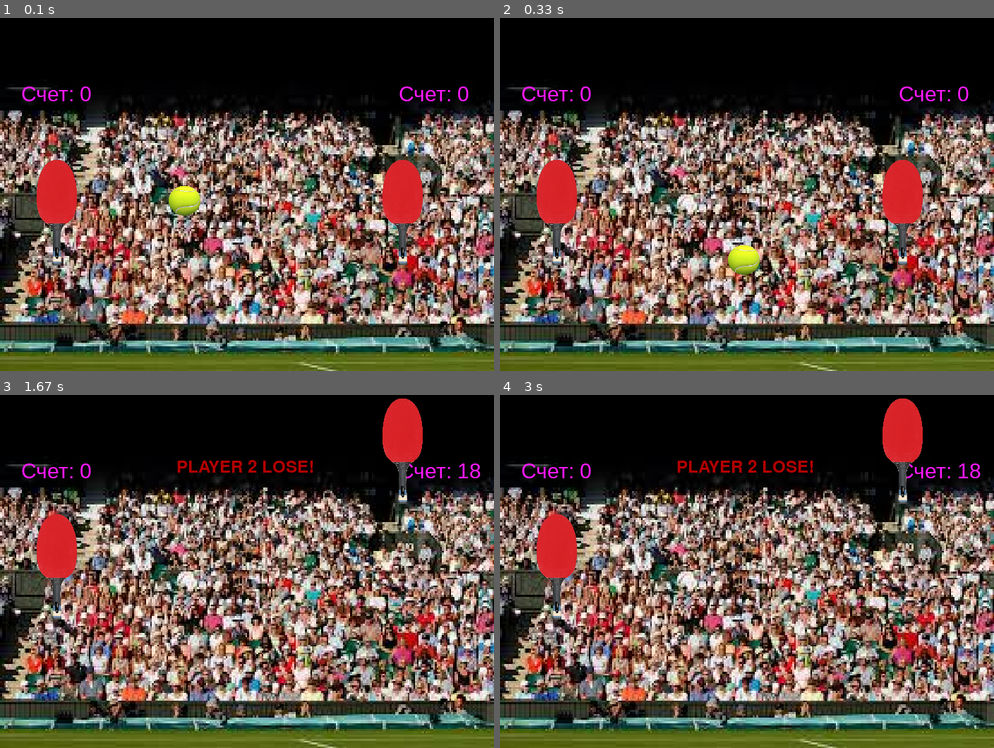
Above: before the commit, frames 1-4 (two rows, left to right).
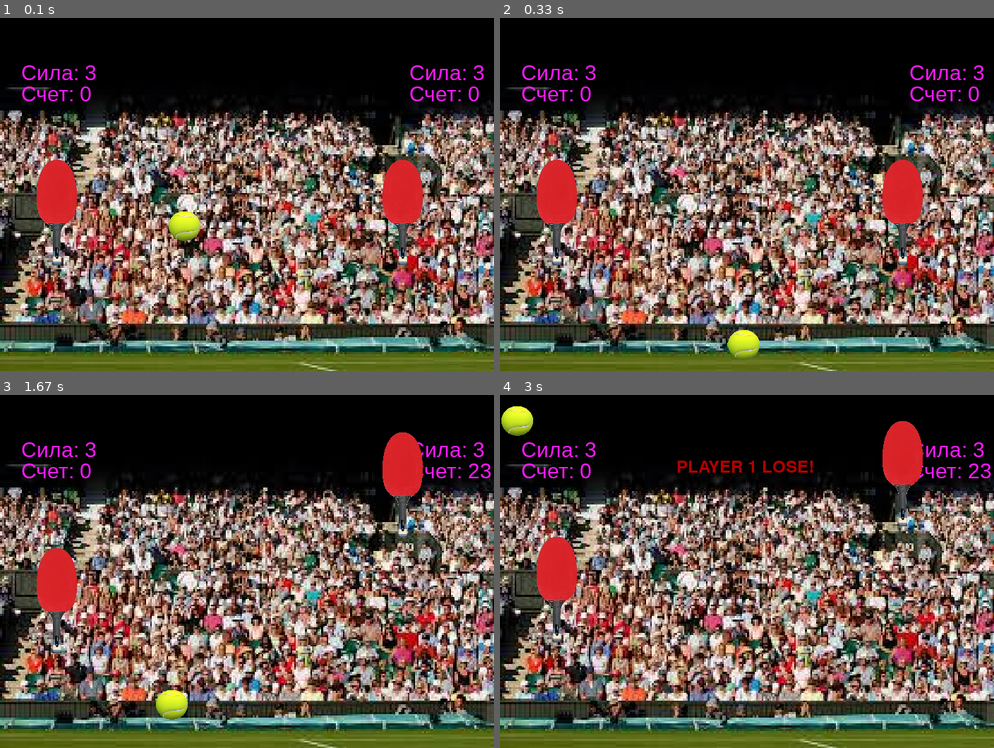
Above: after the commit, the same moments.

Repository: NIK-GET/pin_pong
Game: pygame game, started from from pygame import (1).py
Same seed, same stepped clock (60 frames per second), same inputs: the game is played once before the commit and once after it.
Inputs:
- Up to frame 1 (0.1 s): no input
- Up to frame 2 (0.33 s): no input
- Up to frame 3 (1.67 s): hold Up 0.33-0.8 s; hold Down 0.83-1.13 s; hold S 0.83-1.13 s; hold Up 1.17-1.53 s; hold W 1.17-1.53 s; hold Down from 1.57 s (still down); hold S from 1.57 s (still down)
- Up to frame 4 (3 s): release Down at 1.93 s; release S at 1.93 s; hold Up 1.97-2.27 s; hold W 1.97-2.27 s

The runs differ from the first frame. In frame 1, 1.6% of the frame differs, in the area x 4-98%, y 13-64%; in frame 2, 1.6%; in frame 3, 5.0%, in the area x 4-100%, y 1-92%; in frame 4, 3.6%.

Commit message:
Update from pygame import  (1).py
v 3.4

Diff:
--- a/from pygame import  (1).py
+++ b/from pygame import  (1).py
@@ -1,8 +1,7 @@
 from pygame import *
 from random import randint
-# z
 
-speed_y = randint(2, 4)
+speed_y2 = randint(2, 6)
 
 '''Необходимые классы'''
 
@@ -20,7 +19,7 @@
 mixer.init()
 mixer.music.load('likovanie-publiki-27488.ogg')
 mixer.music.play()
-fire_sound = mixer.Sound('schelchok-zapuska-myacha.ogg')
+fire_sound = mixer.Sound('otskok-myacha.ogg')
 
 
 
@@ -46,19 +45,21 @@
            self.rect.y -= self.speed
        if keys[K_DOWN] and self.rect.y < win_height - 80:
            self.rect.y += self.speed
+       if keys[K_q] and self.rect.y < 350:
+            speed_x *= -1
+            speed_y *= 1
+            sila11 = sila11 - 1
    def update_l(self):
        keys = key.get_pressed()
        if keys[K_w] and self.rect.y > 5:
            self.rect.y -= self.speed
        if keys[K_s] and self.rect.y < win_height - 80:
            self.rect.y += self.speed
+       if keys[K_p] and rect.y > 350:
+            speed_x *= -1
+            speed_y *= 1
+            sila22 = sila22 - 1
 
-#class text(font):
-#    def __init__(self, text_speed):
-#        self.speed = text_speed
-#
-#
-#text = (оооооо, 1, (255, 25, 255), 5)
 
 class Sila(GameSprite):
     def sila1(self):
@@ -73,6 +74,8 @@
             speed_x *= -1
             speed_y *= 1
             sila22 = sila22 - 1
+
+
 
 
 
@@ -107,7 +110,7 @@
 
 
 speed_x = 3
-speed_y = 3
+speed_y = speed_y2
 
 
 while game:
@@ -127,12 +130,12 @@
        text1 = font1.render("Счет: " + str(score1), 1, (255, 25, 255))
        window.blit(text1, (30, 90))
        text2 = font1.render("Счет: " + str(score2), 1, (255, 25, 255))
-       window.blit(text2, (565, 90))
+       window.blit(text2, (580, 90))
 
-    #   sila111 = font1.render("Сила: " + str(sila22), 1, (255, 25, 255))
-    #   window.blit(sila111, (30, 60))
-    #   sila222 = font1.render("Сила: " + str(sila11), 1, (255, 25, 255))
-    #   window.blit(sila222, (580, 60))
+       sila111 = font1.render("Сила: " + str(sila22), 1, (255, 25, 255))
+       window.blit(sila111, (30, 60))
+       sila222 = font1.render("Сила: " + str(sila11), 1, (255, 25, 255))
+       window.blit(sila222, (580, 60))
 
 
        if sprite.collide_rect(racket1, ball):
@@ -147,9 +150,6 @@
             speed_y *= 1
             score2 = score2 + 1
             fire_sound.play()
-
-
-
 
        #если мяч достигает границ экрана, меняем направление его движения
        if ball.rect.y > win_height-50 or ball.rect.y < 0:
@@ -170,6 +170,15 @@
            window.blit(lose2, (250, 90))
            game_over = True
 
+        # сила
+
+
+
+
+
+
+
+
 
 
        racket1.reset()
